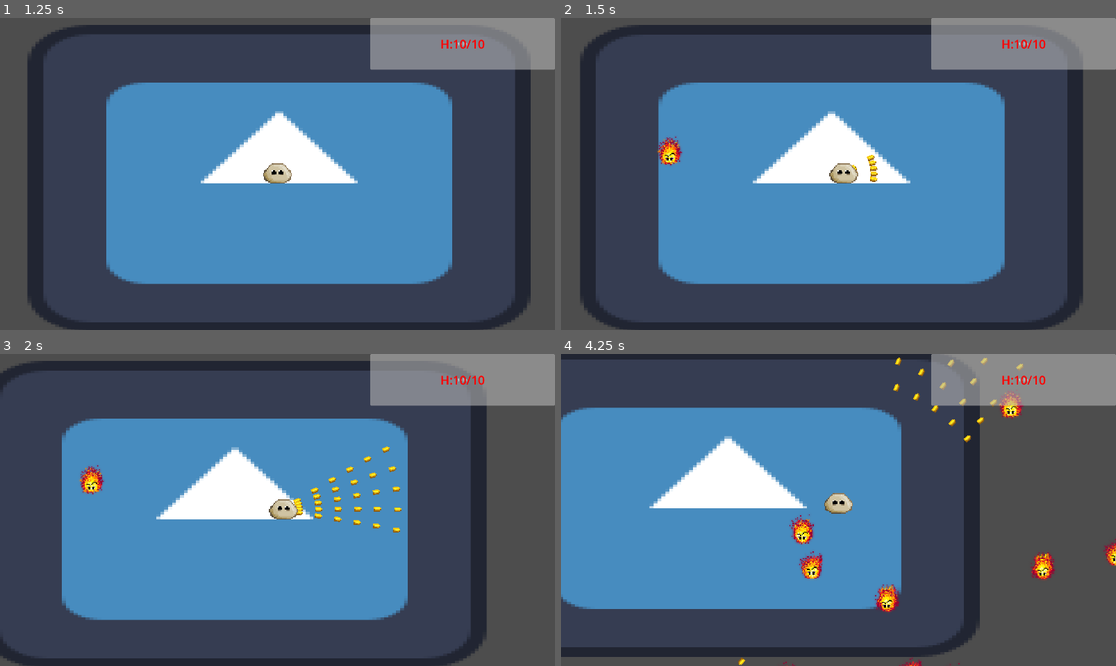
Above: before the commit, frames 1-4 (two rows, left to right).
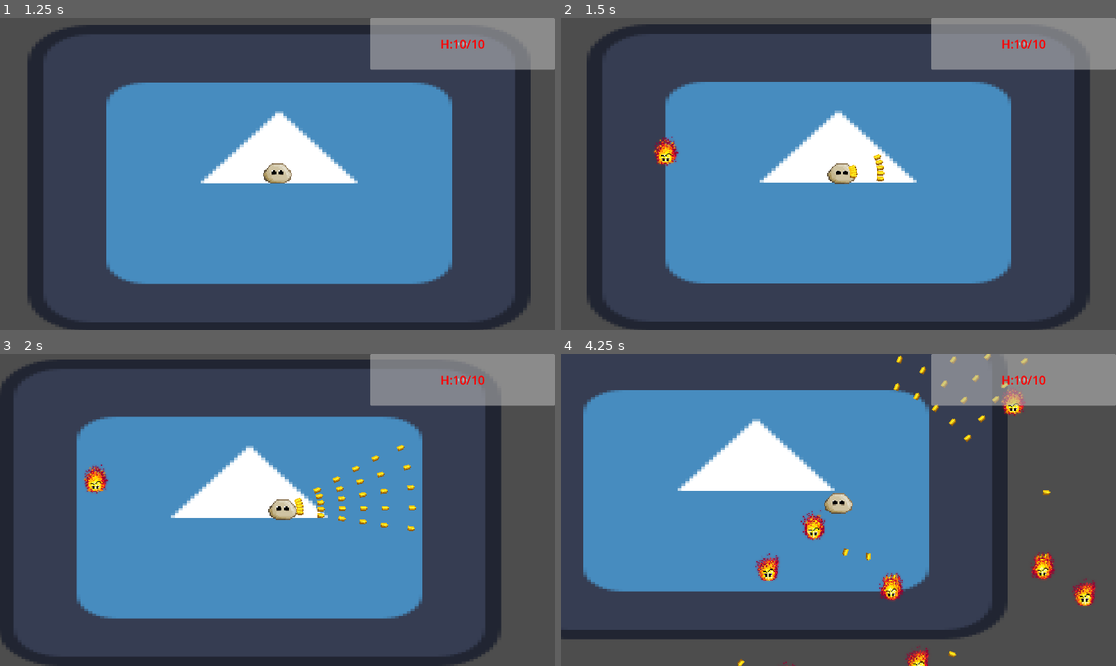
Above: after the commit, the same moments.

Repository: PixelSaver/it-gets-worse
Game: Godot game, scene res://UI/main_menu.tscn
The game is run twice, just before and just after one commit, with the same random seed, the same clock (stepped at 60 frames per second) and the same inputs. The engine's default icon, where the game draws it, is replaced by a stand-in: a white triangle on a blue panel in a dark square.
Inputs (mouse positions are in pixels of both pictures, inside the frame that each line leads up to):
- Up to frame 1 (1.25 s): click "> Continue Previous Game <" at 0.5 s
- Up to frame 2 (1.5 s): tap Enter at 1.25 s; move the mouse to (960, 158) at 1.27 s; press the mouse at (960, 158) at 1.28 s; hold D (right) from 1.28 s (still down)
- Up to frame 3 (2 s): keep holding D (right)
- Up to frame 4 (4.25 s): move the mouse to (727, 525) at 2.02 s; release D (right) at 2.03 s; release the mouse at (727, 525) at 2.03 s; hold S (down) 2.03-2.78 s; click (727, 525) at 2.1 s; move the mouse to (894, 441) at 2.77 s; press the mouse at (894, 441) at 2.78 s; hold D (right) 2.78-3.53 s; move the mouse to (810, 572) at 3.52 s; release the mouse at (810, 572) at 3.53 s; hold W (up) from 3.53 s (still down); click (810, 572) at 3.6 s

Frame 1 is identical in both runs. In frame 2, 7.8% of the frame differs, in the area x 3-96%, y 2-100%; in frame 3, 14%; in frame 4, 28%, in the area x 0-100%, y 0-100%.

Commit message:
updated bullet ricochet

Diff:
--- a/Scenes/bullet.tscn
+++ b/Scenes/bullet.tscn
@@ -13,6 +13,7 @@
 
 [node name="Sprite2D" type="Sprite2D" parent="."]
 modulate = Color(1, 1, 0.180392, 1)
+z_index = 4
 texture_filter = 1
 scale = Vector2(5, 5)
 texture = ExtResource("2_oduel")
--- a/Scripts/bullet.gd
+++ b/Scripts/bullet.gd
@@ -2,28 +2,33 @@
 class_name Bullet
 
 var bullet_speed : float
-var velocity : Vector2
+var bullet_direction : Vector2 :
+	set(dir):
+		print(Global.enemy_list.size())
+		bullet_direction = dir.normalized()
+		self.rotation = dir.angle()
 var stored_attack : Attack
 var bullet_lifetime : float
 var bullet_pierce : int
+var bullet_ricochet : int
 
 func init(dir:Vector2, lifetime:float=10):
-	velocity = dir
-	self.rotation = dir.angle()
+	bullet_direction = dir
 	bullet_lifetime = lifetime
 
 	stored_attack = Attack.new()
 	stored_attack.atk_str = 1
+	stored_attack.knockback_str = 100
 	bullet_pierce = 1
+	bullet_ricochet = 1
 
 func _physics_process(delta: float) -> void:
-	self.translate(velocity * delta * bullet_speed)
+	self.translate(bullet_direction * delta * bullet_speed)
 
 func _process(delta: float) -> void:
 	bullet_lifetime -= delta
 	if bullet_lifetime <= 0:
 		self.queue_free()
-
 
 func _on_area_entered(area: Area2D) -> void:
 	if area is HitboxComponent:
@@ -32,4 +37,9 @@
 		health.damage(stored_attack)
 		bullet_pierce -= 1
 		if bullet_pierce <= 0:
-			queue_free()
+			if bullet_ricochet > 0:
+				bullet_ricochet -= 1
+				var closest_enemy = Global.get_closest_enemy(self.global_position)
+				bullet_direction = closest_enemy.global_position + closest_enemy.linear_velocity - global_position
+			else:
+				queue_free()
--- a/Scripts/enemy_spawner.gd
+++ b/Scripts/enemy_spawner.gd
@@ -12,7 +12,7 @@
 		spawn_enemy()
 
 func spawn_enemy():
-	if Global.player == null: return
+	if Global.player == null or Global.enemy_list.size() > 400: return
 
 	var rand_dir = Vector2.from_angle(randf_range(0, 2 * PI))
 	var curr_enemy = enemy_scene.instantiate()
--- a/Scripts/global.gd
+++ b/Scripts/global.gd
@@ -15,6 +15,22 @@
 
 # Enemy
 var enemy_list : Array[RigidBody2D]
+func get_closest_enemy(global_position:Vector2)->RigidBody2D:
+	var closest_enemy: RigidBody2D = null
+	var closest_dist := INF
+
+	for enemy in enemy_list:
+		if not is_instance_valid(enemy): continue
+
+		var dist = global_position.distance_squared_to(
+			enemy.global_position
+		)
+		if dist < closest_dist:
+			closest_dist = dist
+			closest_enemy = enemy
+
+	return closest_enemy
+
 
 # Bullets
 var bullet_cont : BulletContainer
--- a/Scripts/gun.gd
+++ b/Scripts/gun.gd
@@ -3,7 +3,7 @@
 
 @onready var bullet_scene = preload("res://Scenes/bullet.tscn")
 var spread : float = .5
-var recoil_str : float = 100
+var recoil_str : float = 300
 var multishot : int = 5
 var cooldown = .1
 var timer = 1000000
@@ -32,7 +32,9 @@
 			_spawn_bullet(base_angle + offset)
 
 	# apply recoil (use original dir, not offset one)
-	get_parent().add_impulse(dir * recoil_str)
+	var player = get_parent() as Player
+	player.add_impulse(-dir * recoil_str)
+
 	timer = 0
 	return true
 
@@ -43,6 +45,7 @@
 
 	curr_bullet.init(direction)
 	curr_bullet.bullet_speed = 1000
+	curr_bullet.bullet_lifetime = 3
 	curr_bullet.global_position = global_position
 	Global.bullet_cont.add_child(curr_bullet)
 
